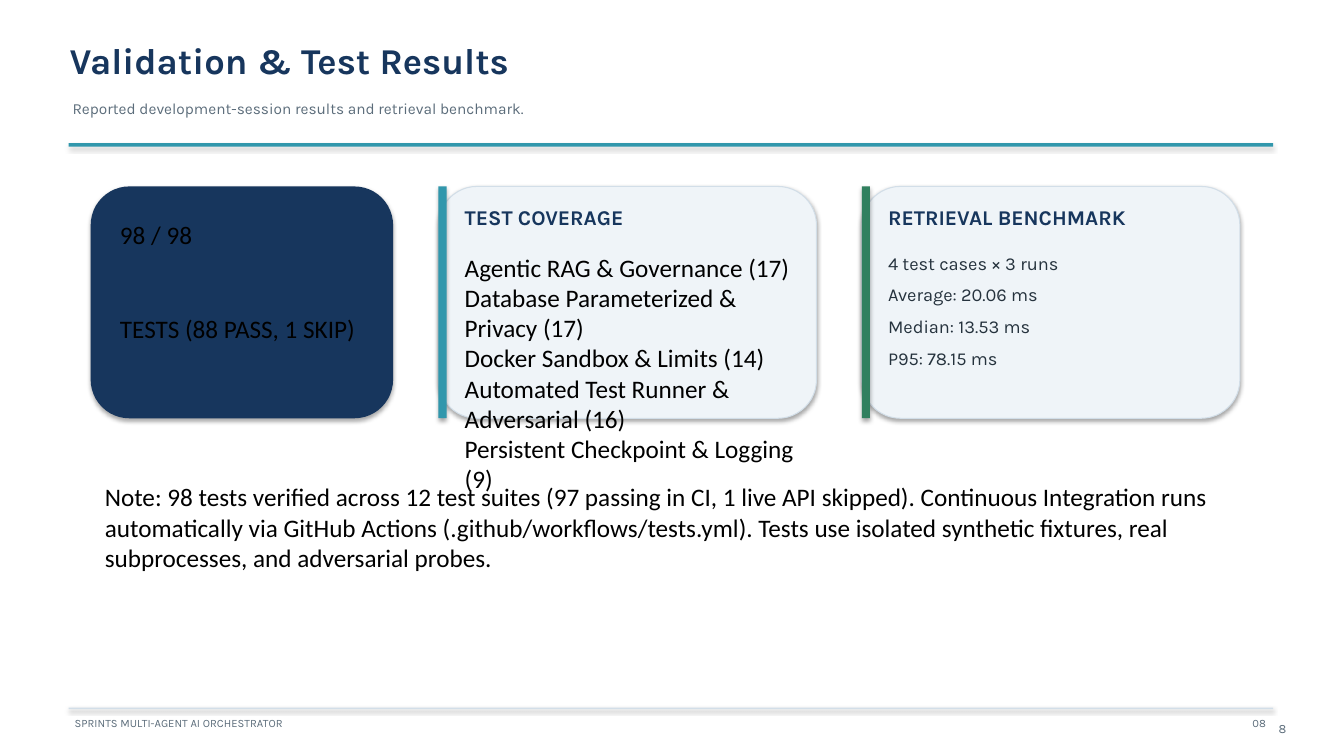
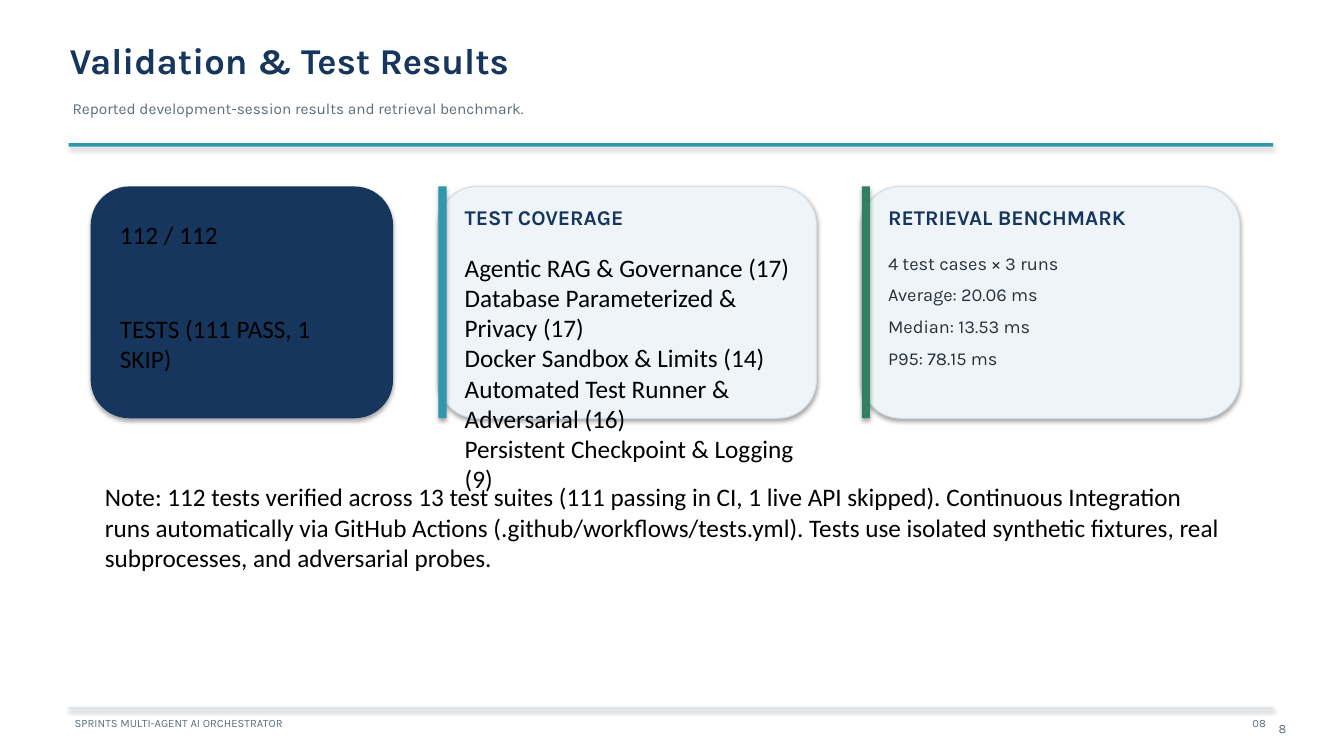
Before and after one commit to PhantomMW/sprints-ai-orchestrator, a slide deck: slide 8 of docs/SPRINTS_AI_ORCHESTRATOR_PRESENTATION.pptx. Drawn at 1344x756 pixels with LibreOffice and Linux fonts; fonts in the diff are those of the drawing. Boxes give left, top, right and bottom in pixels: in the first picture for what was removed or moved away, otherwise in the second. Text is boxed around its words. In the diff, an @@ line names an element or a change of style, - is before the commit and + after.

Commit message:
feat(security): production-grade hardening, invariant guards, RAG benchmarks, and key separation (112 tests)

```diff
--- a/docs/SPRINTS_AI_ORCHESTRATOR_PRESENTATION.pptx
+++ b/docs/SPRINTS_AI_ORCHESTRATOR_PRESENTATION.pptx
@@ text at [120, 228, 217, 244]: text changed @@
-98 / 98
+112 / 112
@@ text at [120, 320, 310, 371]: text changed @@
-TESTS (88 PASS, 1 SKIP)
+TESTS (111 PASS, 1 SKIP)
@@ text at [105, 486, 1219, 571]: text changed @@
-Note: 98 tests verified across 12 test suites (97 passing in CI, 1 live API skipped). Continuous Integration runs automatically via GitHub Actions (.github/workflows/tests.yml). Tests use isolated synthetic fixtures, real subprocesses, and adversarial probes.
+Note: 112 tests verified across 13 test suites (111 passing in CI, 1 live API skipped). Continuous Integration runs automatically via GitHub Actions (.github/workflows/tests.yml). Tests use isolated synthetic fixtures, real subprocesses, and adversarial probes.
```
Also in this commit, not shown: 19 other files.
